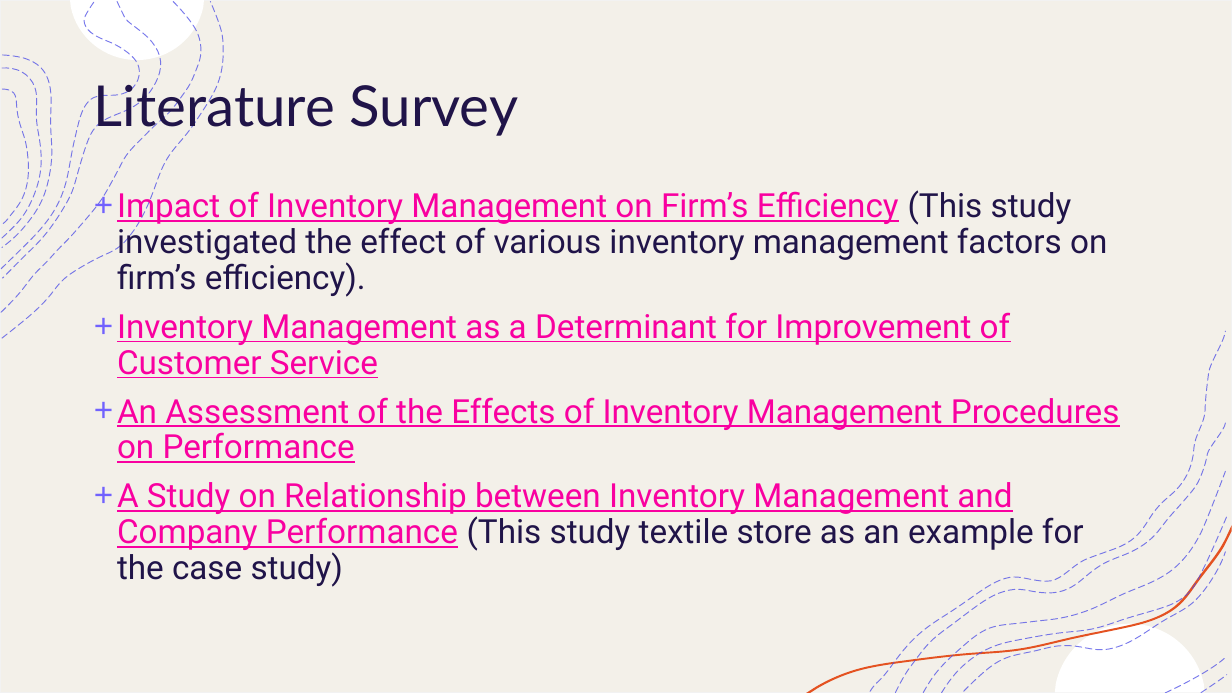
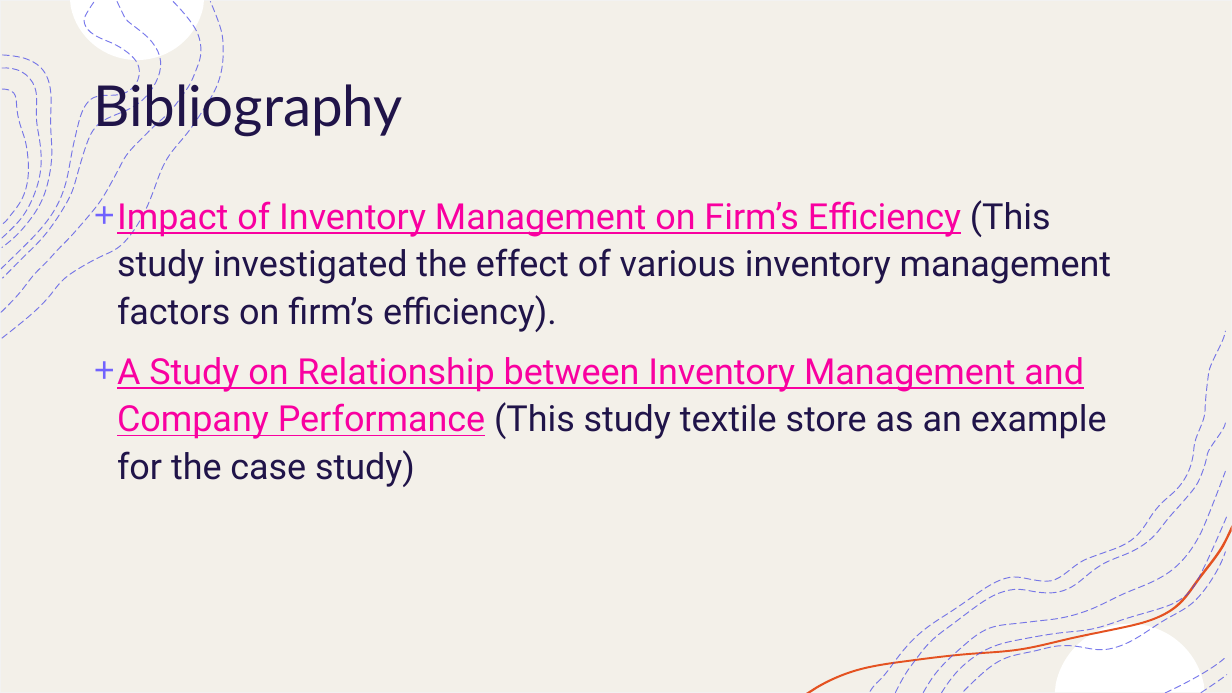
Before and after one commit to yadunandanbhat/InventoryTracker, a slide deck: slide 15 of Inventory Tracker.pptx (slide 7 before the commit). Drawn at 1232x693 pixels with LibreOffice and Linux fonts; fonts in the diff are those of the drawing. Boxes give left, top, right and bottom in pixels: in the first picture for what was removed or moved away, otherwise in the second. Text is boxed around its words. In the diff, an @@ line names an element or a change of style, - is before the commit and + after.

```diff
--- a/Inventory Tracker.pptx
+++ b/Inventory Tracker.pptx
@@ title at <box>94,77,403,137</box>: text changed @@
-Literature Survey
+Bibliography
@@ text "Impact of Inventory Management on ..." at <box>117,196,1112,487</box>: size 25.9 to 28 pt; line spacing 0.9 to 1.1 @@
@@ text at <box>117,312,1120,463</box>: paragraphs removed @@
-+ Inventory Management as a Determinant for Improvement of Customer Service
-+ An Assessment of the Effects of Inventory Management Procedures on Performance
```
Also in this commit, not shown: 7 other slides changed, 4 slides added, 3 slides removed, 4 other files.
